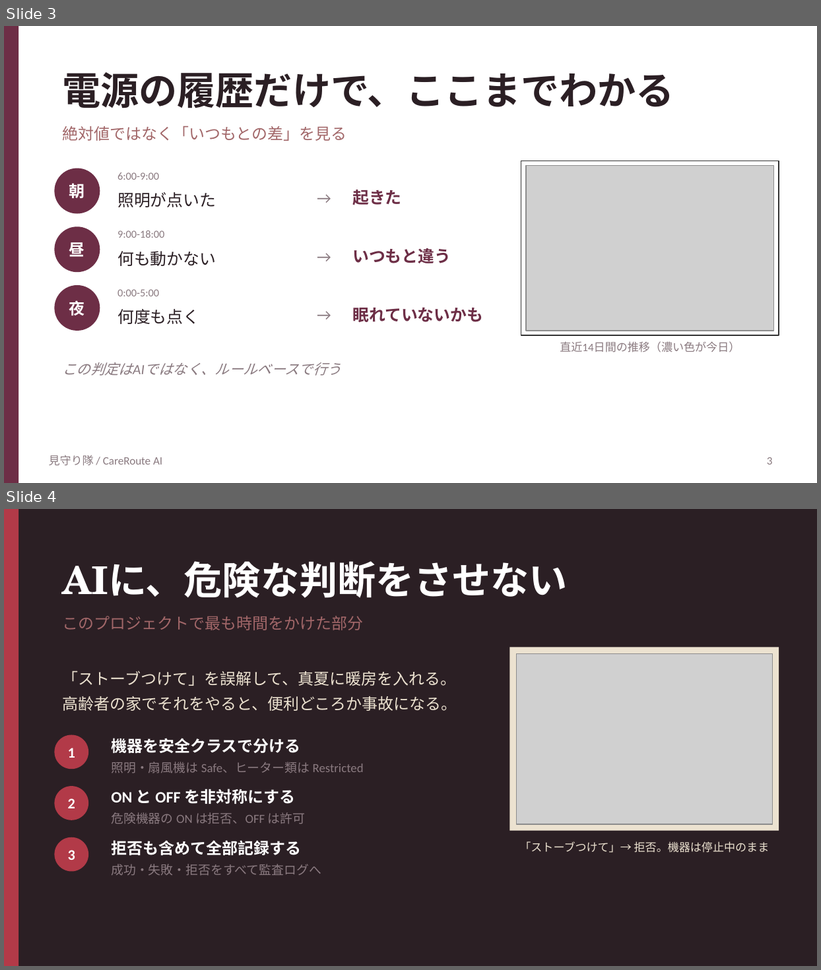
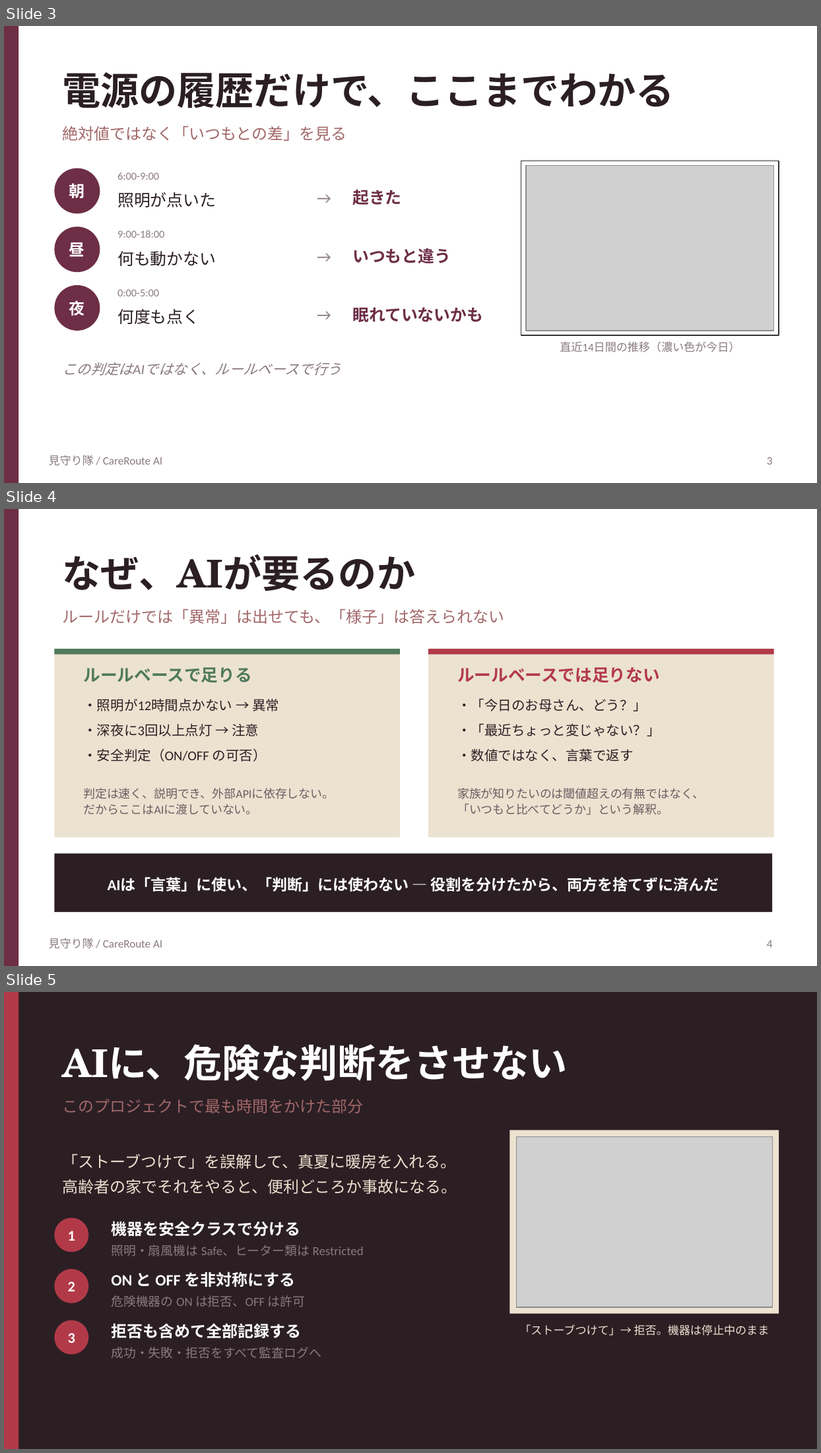
Before and after one commit to monoqlo78/mimamoritai-careroute-ai, a slide deck: docs/mimamoritai-deck.pptx. Shown one above the other, each under a label of ours: slides 3 and 4 before the commit, slides 3, 4 and 5 after it. The pictures are 821x970 and 821x1453 pixels, drawn with LibreOffice and Linux fonts; fonts in the diff are those of the drawing; grey boxes stand for pictures. Boxes give left, top, right and bottom in pixels: in the first picture for what was removed or moved away, otherwise in the second. Text is boxed around its words. In the diff, an @@ line names an element or a change of style, - is before the commit and + after.

```diff
--- a/docs/mimamoritai-deck.pptx
+++ b/docs/mimamoritai-deck.pptx
@@ slide 4 added at (4, 509, 817, 966), background #FFFFFF @@
@@ rectangle added at (4, 509, 19, 966), fill #6D2E46 @@
@@ text added at (62, 555, 415, 591), 34 pt, text #2B1F24, bold @@
+なぜ、AIが要るのか
@@ text added at (62, 609, 504, 624), 14 pt, text #A26769 @@
+ルールだけでは「異常」は出せても、「様子」は答えられない
@@ rectangle added at (54, 649, 400, 838), fill #ECE2D0 @@
@@ rectangle added at (54, 649, 400, 655), fill #4F7A5B @@
@@ rectangle added at (428, 649, 774, 838), fill #ECE2D0 @@
@@ rectangle added at (428, 649, 774, 655), fill #B23A48 @@
@@ text added at (83, 667, 252, 683), 15 pt, text #4F7A5B, bold @@
+ルールベースで足りる
@@ text added at (457, 667, 660, 683), 15 pt, text #B23A48, bold @@
+ルールベースでは足りない
@@ text added at (83, 698, 279, 712), 12 pt, text #2B1F24 @@
+・照明が12時間点かない → 異常
@@ text added at (457, 698, 647, 712), 12 pt, text #2B1F24 @@
+・「今日のお母さん、どう？」
@@ text added at (83, 723, 259, 737), 12 pt, text #2B1F24 @@
+・深夜に3回以上点灯 → 注意
@@ text added at (457, 723, 661, 737), 12 pt, text #2B1F24 @@
+・「最近ちょっと変じゃない？」
@@ text added at (83, 749, 267, 762), 12 pt, text #2B1F24 @@
+・安全判定（ON/OFF の可否）
@@ text added at (457, 749, 634, 762), 12 pt, text #2B1F24 @@
+・数値ではなく、言葉で返す
@@ text added at (83, 788, 334, 815), 10.5 pt, text #6B5C62 @@
+判定は速く、説明でき、外部APIに依存しない。
+だからここはAIに渡していない。
@@ text added at (457, 788, 705, 815), 10.5 pt, text #6B5C62 @@
+家族が知りたいのは閾値超えの有無ではなく、
+「いつもと比べてどうか」という解釈。
@@ rectangle added at (54, 854, 772, 912), fill #2B1F24 @@
@@ text added at (108, 877, 719, 892), 13.5 pt, text #FFFFFF, bold @@
+AIは「言葉」に使い、「判断」には使わない ― 役割を分けたから、両方を捨てずに済んだ
@@ text added at (49, 938, 162, 949), 10 pt, text #8A7A80 @@
+見守り隊 / CareRoute AI
@@ text added at (767, 941, 773, 948), 10 pt, text #8A7A80 @@
+4
@@ what was slide 4 is now slide 5 @@
```
Also in this commit, not shown: 4 slides changed, 2 other slides added, 2 other files.
